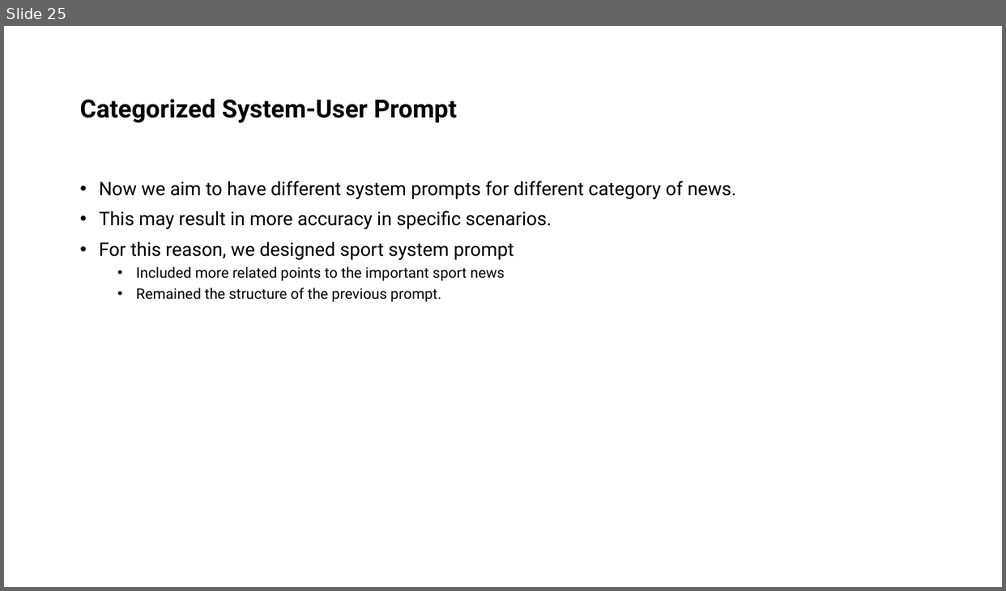
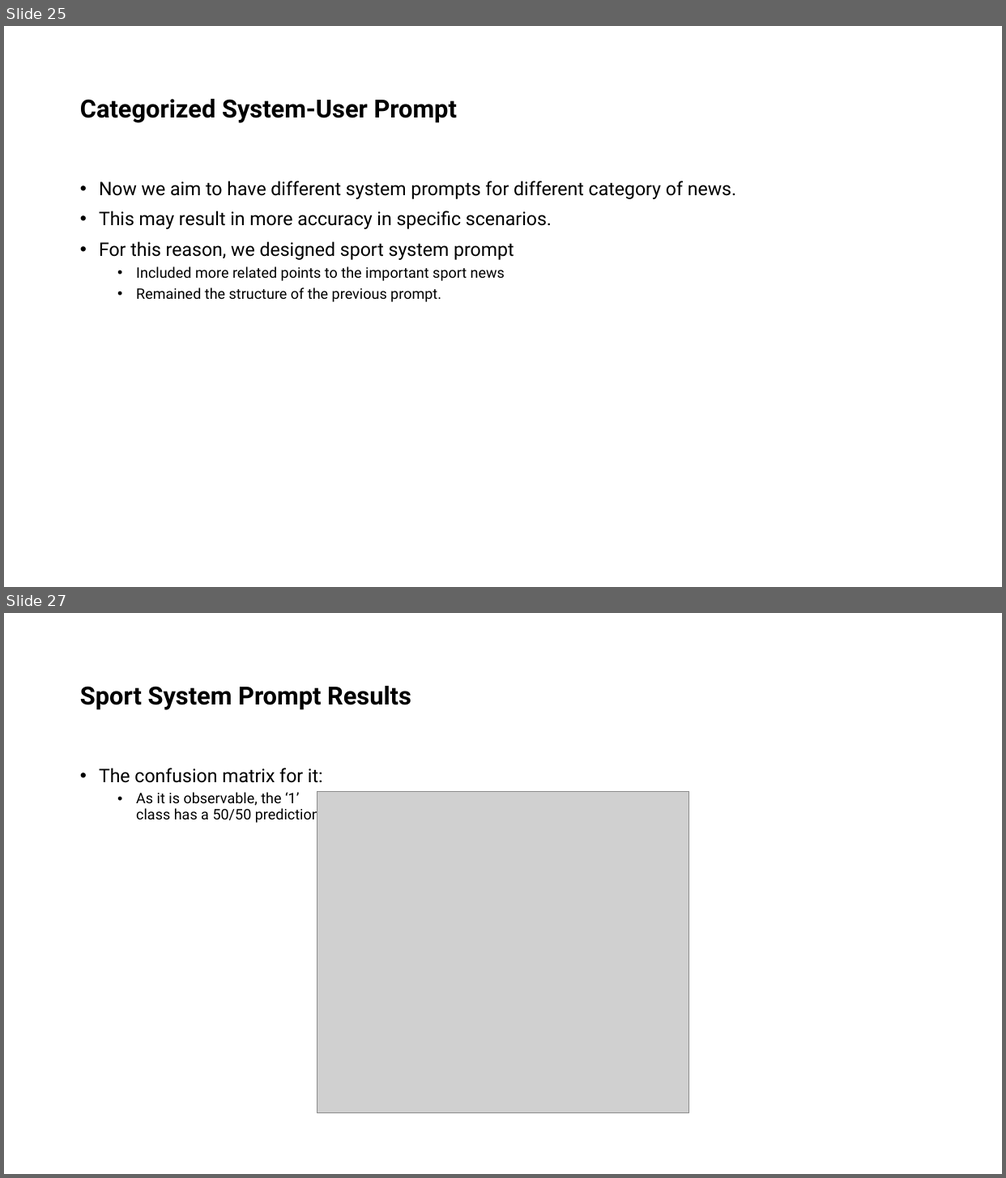
Before and after one commit to ShayanSalehi81/BachelorProject, a slide deck: Slides/System-User Prompt Design.pptx. Shown one above the other, each under a label of ours: slide 25 before the commit, slides 25 and 27 after it; the slides between them are not shown. The pictures are 1006x591 and 1006x1178 pixels, drawn with LibreOffice and Linux fonts; fonts in the diff are those of the drawing; grey boxes stand for pictures. Boxes give left, top, right and bottom in pixels: in the first picture for what was removed or moved away, otherwise in the second. Text is boxed around its words. In the diff, an @@ line names an element or a change of style, - is before the commit and + after.

Commit message:
Update slides

```diff
--- a/Slides/System-User Prompt Design.pptx
+++ b/Slides/System-User Prompt Design.pptx
@@ slide 27 added at [4,613,1002,1174], background #FFFFFF @@
@@ title added at [80,686,411,710], 24 pt, text #000000, bold @@
+Sport System Prompt Results
@@ text added at [99,768,324,824], 14 pt, text #000000 @@
+• The confusion matrix for it:
+  • As it is observable, the ‘1’
+    class has a 50/50 prediction.
@@ picture added at [317,791,689,1113] @@
```
Also in this commit, not shown: 2 other slides added, 4 other files.
